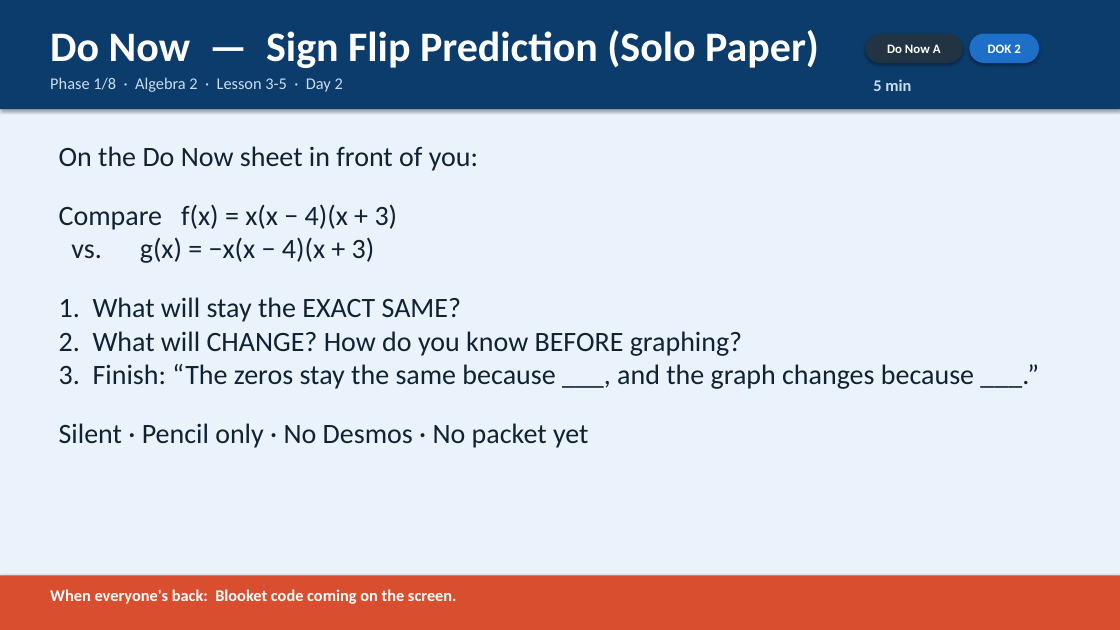
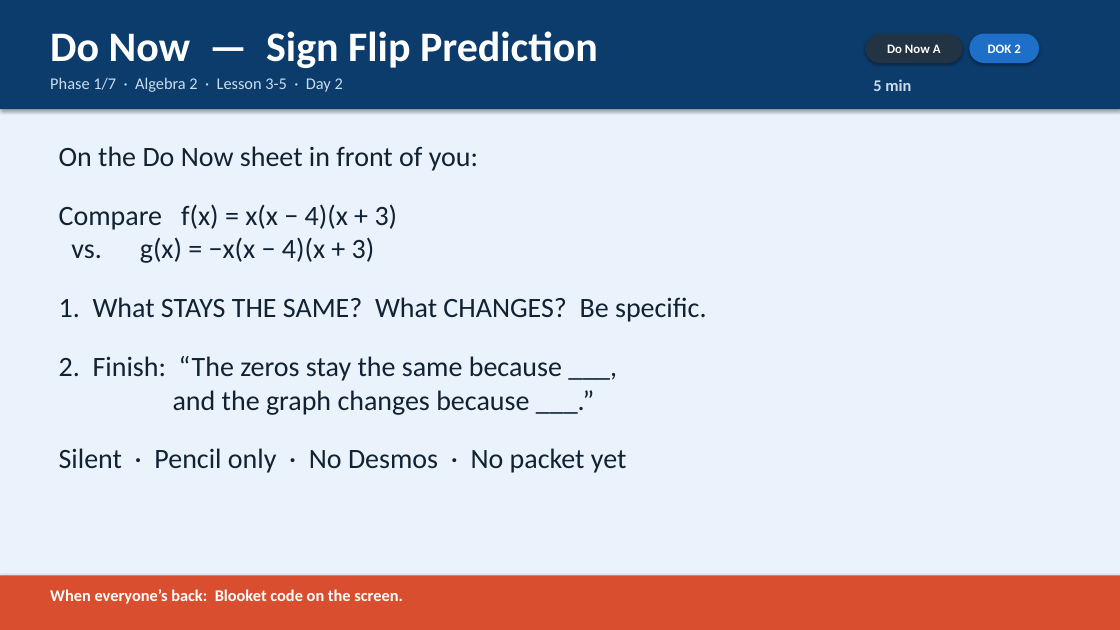
Before and after one commit to robjohncolson/Lesson_planning, a slide deck: slide 2 of Day_2_Slides.pptx. Drawn at 1120x630 pixels with LibreOffice and Linux fonts; fonts in the diff are those of the drawing. Boxes give left, top, right and bottom in pixels: in the first picture for what was removed or moved away, otherwise in the second. Text is boxed around its words. In the diff, an @@ line names an element or a change of style, - is before the commit and + after.

```diff
--- a/Day_2_Slides.pptx
+++ b/Day_2_Slides.pptx
@@ text at <box>50,31,598,68</box>: text changed @@
-Do Now — Sign Flip Prediction (Solo Paper)
+Do Now — Sign Flip Prediction
@@ text at <box>50,77,343,92</box>: text changed @@
-Phase 1/8 · Algebra 2 · Lesson 3-5 · Day 2
+Phase 1/7 · Algebra 2 · Lesson 3-5 · Day 2
@@ text at <box>59,297,706,415</box>: text changed @@
-1. What will stay the EXACT SAME?
-2. What will CHANGE? How do you know BEFORE graphing?
-3. Finish: “The zeros stay the same because ___, and the graph changes because ___.”
+1. What STAYS THE SAME? What CHANGES? Be specific.
+2. Finish: “The zeros stay the same because ___,
+and the graph changes because ___.”
@@ text at <box>50,589,403,604</box>: text changed @@
-When everyone's back: Blooket code coming on the screen.
+When everyone’s back: Blooket code on the screen.
```
Also in this commit, not shown: 8 other slides changed, 1 slide removed, 22 other files.
